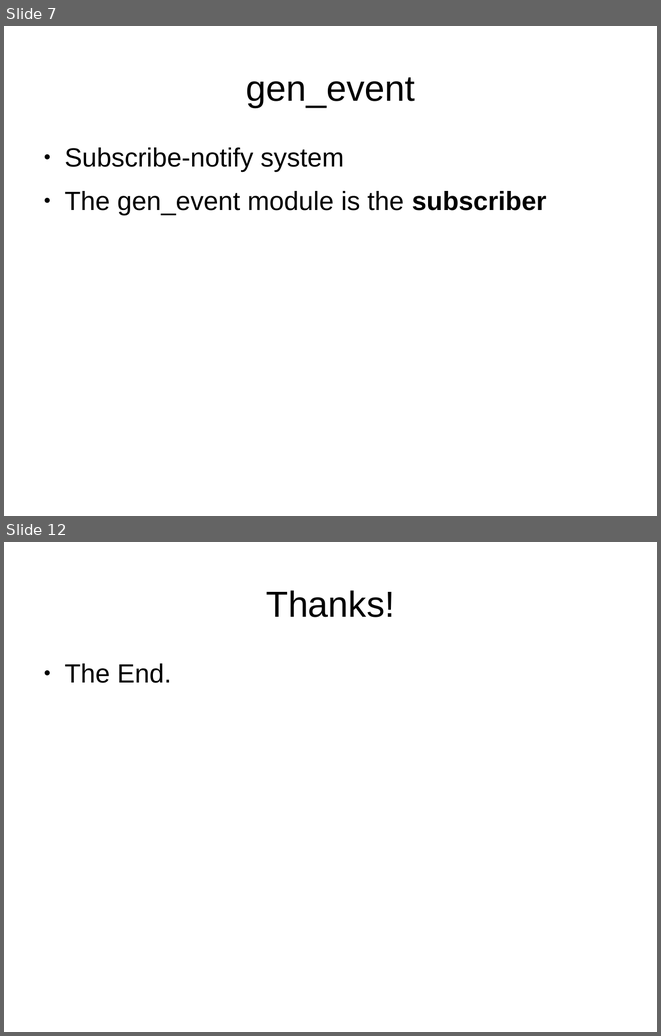
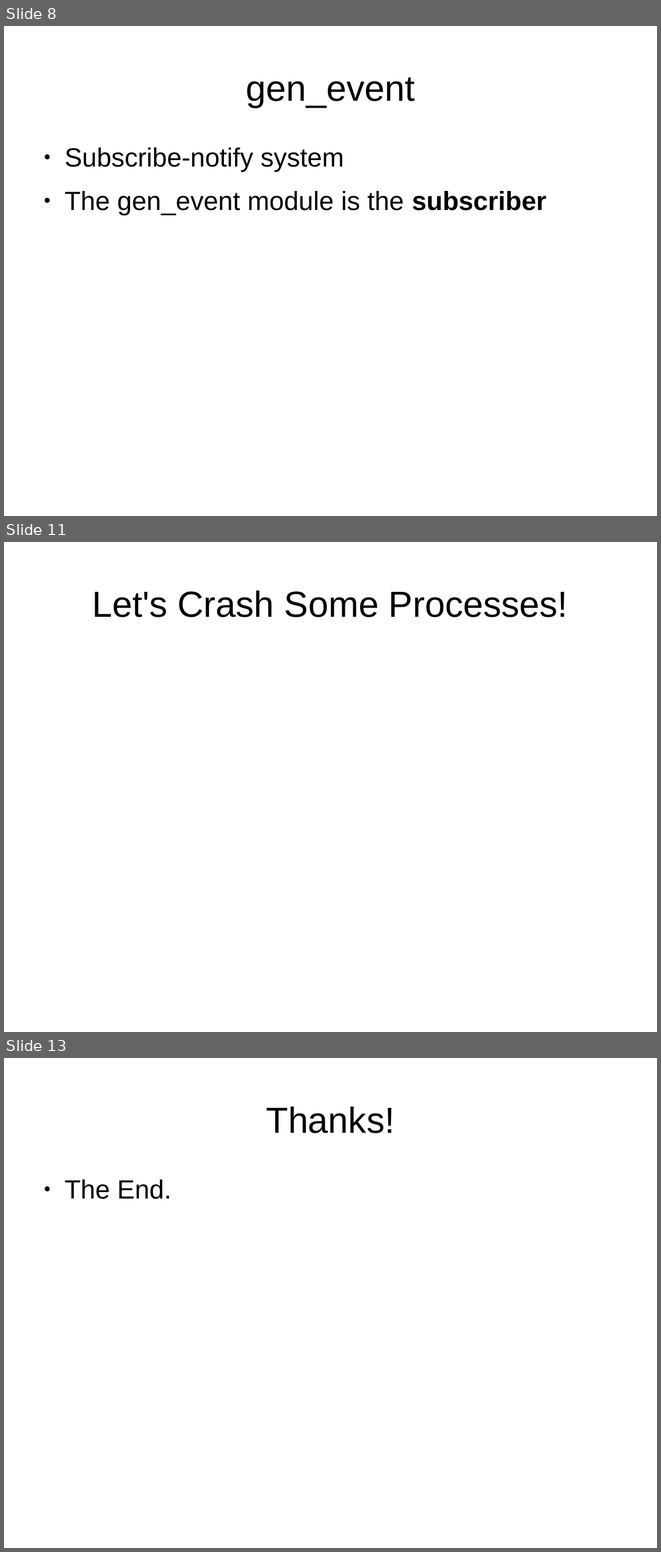
Before and after one commit to bernardd/OTPworkshop, a slide deck: Slides.odp. Shown one above the other, each under a label of ours: slides 7 and 12 before the commit, slides 8, 11 and 13 after it; the slides between them are not shown. The pictures are 661x1036 and 661x1552 pixels, drawn with LibreOffice and Linux fonts; fonts in the diff are those of the drawing. Boxes give left, top, right and bottom in pixels: in the first picture for what was removed or moved away, otherwise in the second. Text is boxed around its words. In the diff, an @@ line names an element or a change of style, - is before the commit and + after.

```diff
--- a/Slides.odp
+++ b/Slides.odp
@@ slide 11 added at (x1=4, y1=542, x2=657, y2=1032), background #FFFFFF @@
@@ title added at (x1=93, y1=590, x2=568, y2=617), 44 pt, text #000000 @@
+Let's Crash Some Processes!
@@ what was slide 7 is now slide 8 @@
@@ what was slide 12 is now slide 13 @@
```
Also in this commit, not shown: 2 slides changed, 3 other slides added, 3 slides removed.
